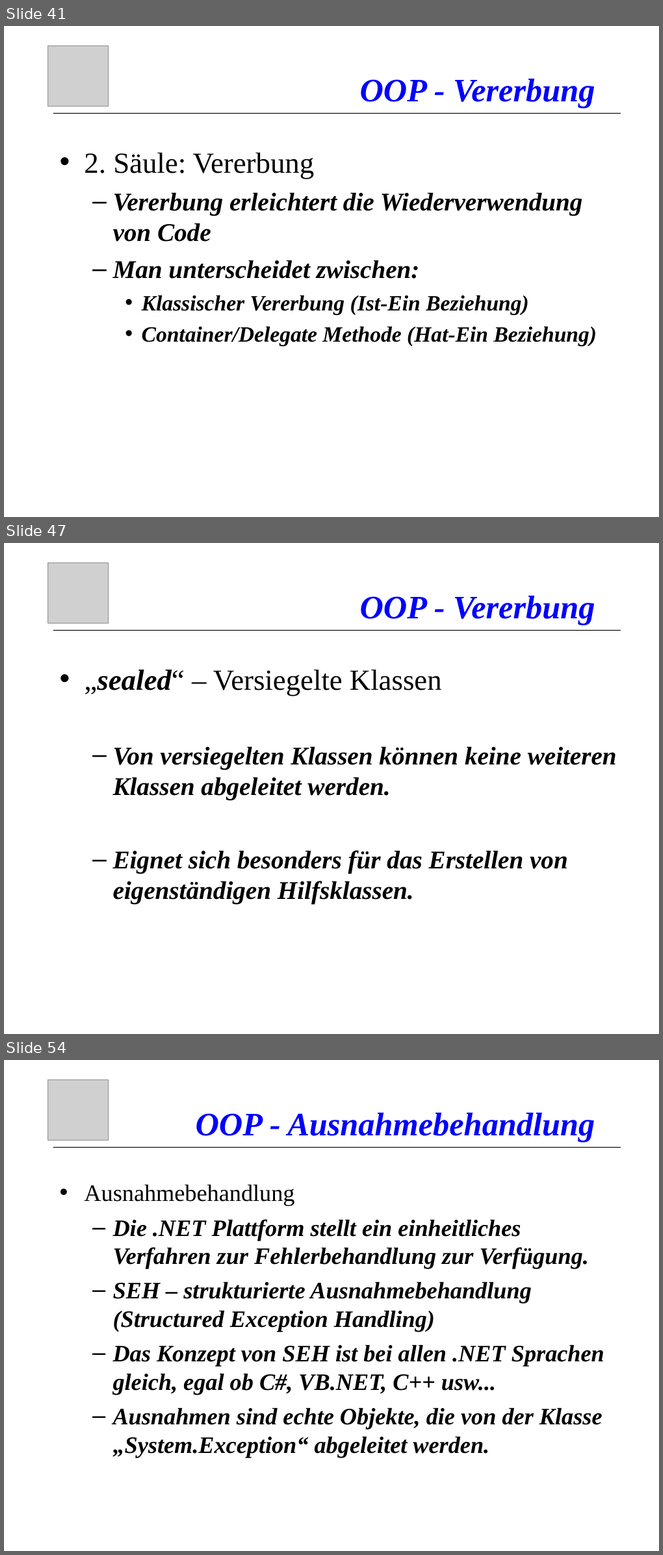
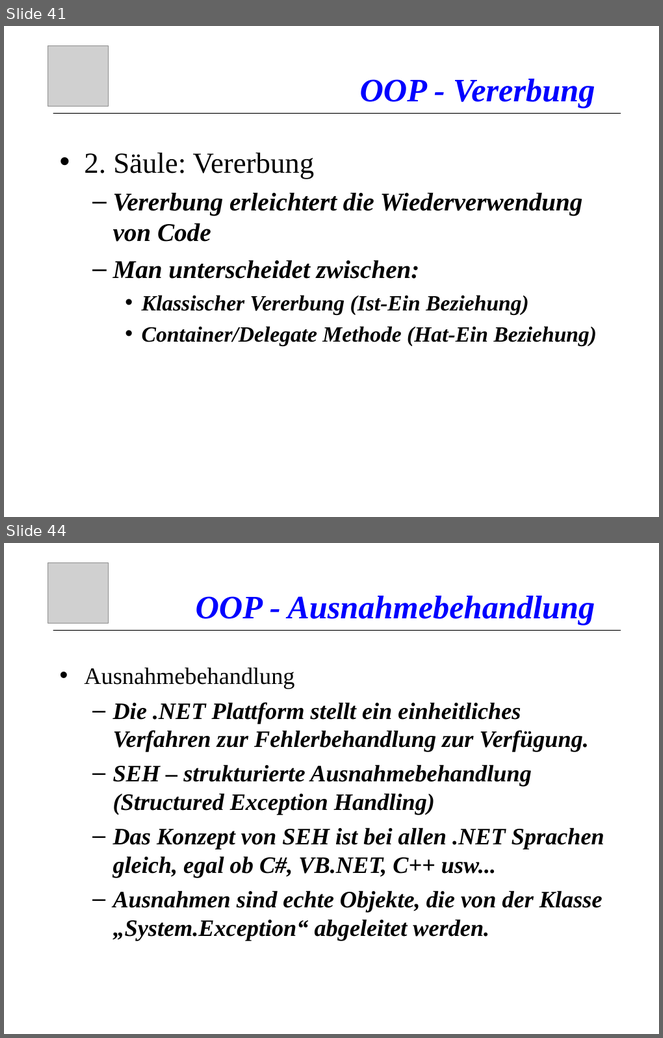
Before and after one commit to atillakati/fit_omicron_atilla, a slide deck: doc/C#_Kurs_en.ppt. Shown one above the other, each under a label of ours: slides 41, 47 and 54 before the commit, slides 41 and 44 after it; the slides between them are not shown. The pictures are 663x1555 and 663x1038 pixels, drawn with LibreOffice and Linux fonts; fonts in the diff are those of the drawing; grey boxes stand for pictures. Boxes give left, top, right and bottom in pixels: in the first picture for what was removed or moved away, otherwise in the second. Text is boxed around its words. In the diff, an @@ line names an element or a change of style, - is before the commit and + after.

```diff
--- a/doc/C#_Kurs_en.ppt
+++ b/doc/C#_Kurs_en.ppt
@@ slide 47 removed at bbox=[4, 543, 659, 1034], background #FFFFFF @@
@@ picture removed at bbox=[48, 563, 108, 623] @@
@@ title removed at bbox=[360, 596, 595, 626] @@
-OOP - Vererbung
@@ line removed from (53, 630) to (622, 630) @@
@@ text removed at bbox=[84, 670, 617, 904] @@
-• „sealed“ – Versiegelte Klassen
-  – Von versiegelten Klassen können keine weiteren Klassen abgeleitet werden.
-  – Eignet sich besonders für das Erstellen von eigenständigen Hilfsklassen.
@@ what was slide 54 is now slide 44 @@
```
Also in this commit, not shown: 2 slides changed, 1 slide added, 10 other slides removed, 3 other files.
